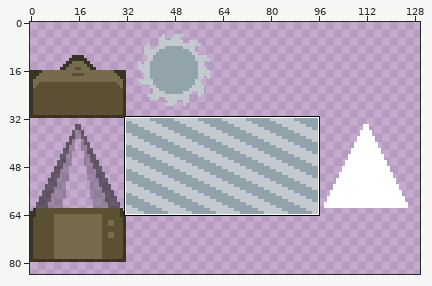
Pixel-art file, stored at assets/blocks/blocks.aseprite. Above, an overview of the earlier version with the close-up marked.
Close-up. Before:
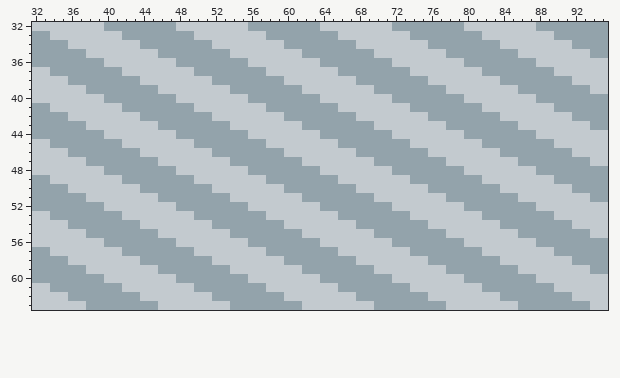
256x256 pixels, 1 frame. Shown: x 32..95, y 32..63. The wide view leaves out empty margins.
New version:
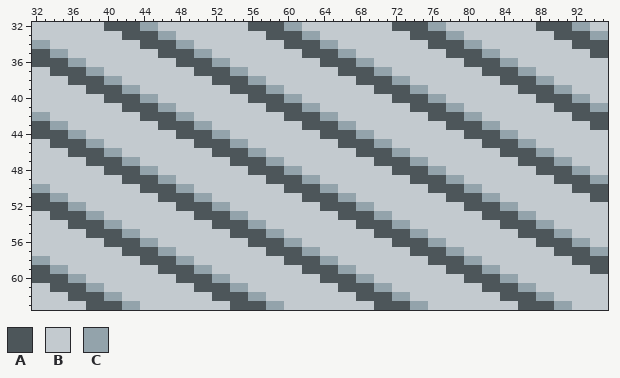
Palette (. is transparent): A #4d565a  B #c3cacf  C #93a3ab
The exact change:
Changed rows in their new state; - is an unchanged pixel.
Layer "eng":
first column x 32:
32 --------AAAA--BB--------AAAA--BB--------AAAA--BB--------AAAA--BB
33 BB--------AAAA--BB--------AAAA--BB--------AAAA--BB--------AAAA--
34 --BB--------AAAA--BB--------AAAA--BB--------AAAA--BB--------AAAA
35 AA--BB--------AAAA--BB--------AAAA--BB--------AAAA--BB--------AA
36 AAAA--BB--------AAAA--BB--------AAAA--BB--------AAAA--BB--------
37 --AAAA--BB--------AAAA--BB--------AAAA--BB--------AAAA--BB------
38 ----AAAA--BB--------AAAA--BB--------AAAA--BB--------AAAA--BB----
39 ------AAAA--BB--------AAAA--BB--------AAAA--BB--------AAAA--BB--
40 --------AAAA--BB--------AAAA--BB--------AAAA--BB--------AAAA--BB
41 BB--------AAAA--BB--------AAAA--BB--------AAAA--BB--------AAAA--
42 --BB--------AAAA--BB--------AAAA--BB--------AAAA--BB--------AAAA
43 AA--BB--------AAAA--BB--------AAAA--BB--------AAAA--BB--------AA
44 AAAA--BB--------AAAA--BB--------AAAA--BB--------AAAA--BB--------
45 --AAAA--BB--------AAAA--BB--------AAAA--BB--------AAAA--BB------
46 ----AAAA--BB--------AAAA--BB--------AAAA--BB--------AAAA--BB----
47 ------AAAA--BB--------AAAA--BB--------AAAA--BB--------AAAA--BB--
48 --------AAAA--BB--------AAAA--BB--------AAAA--BB--------AAAA--BB
49 BB--------AAAA--BB--------AAAA--BB--------AAAA--BB--------AAAA--
50 --BB--------AAAA--BB--------AAAA--BB--------AAAA--BB--------AAAA
51 AA--BB--------AAAA--BB--------AAAA--BB--------AAAA--BB--------AA
52 AAAA--BB--------AAAA--BB--------AAAA--BB--------AAAA--BB--------
53 --AAAA--BB--------AAAA--BB--------AAAA--BB--------AAAA--BB------
54 ----AAAA--BB--------AAAA--BB--------AAAA--BB--------AAAA--BB----
55 ------AAAA--BB--------AAAA--BB--------AAAA--BB--------AAAA--BB--
56 --------AAAA--BB--------AAAA--BB--------AAAA--BB--------AAAA--BB
57 BB--------AAAA--BB--------AAAA--BB--------AAAA--BB--------AAAA--
58 --BB--------AAAA--BB--------AAAA--BB--------AAAA--BB--------AAAA
59 AA--BB--------AAAA--BB--------AAAA--BB--------AAAA--BB--------AA
60 AAAA--BB--------AAAA--BB--------AAAA--BB--------AAAA--BB--------
61 --AAAA--BB--------AAAA--BB--------AAAA--BB--------AAAA--BB------
62 ----AAAA--BB--------AAAA--BB--------AAAA--BB--------AAAA--BB----
63 ------AAAA--BB--------AAAA--BB--------AAAA--BB--------AAAA--BB--
Where, in picture pixels (left, top, right, bottom), the same in both close-ups:
changed: (32, 22, 608, 310)
